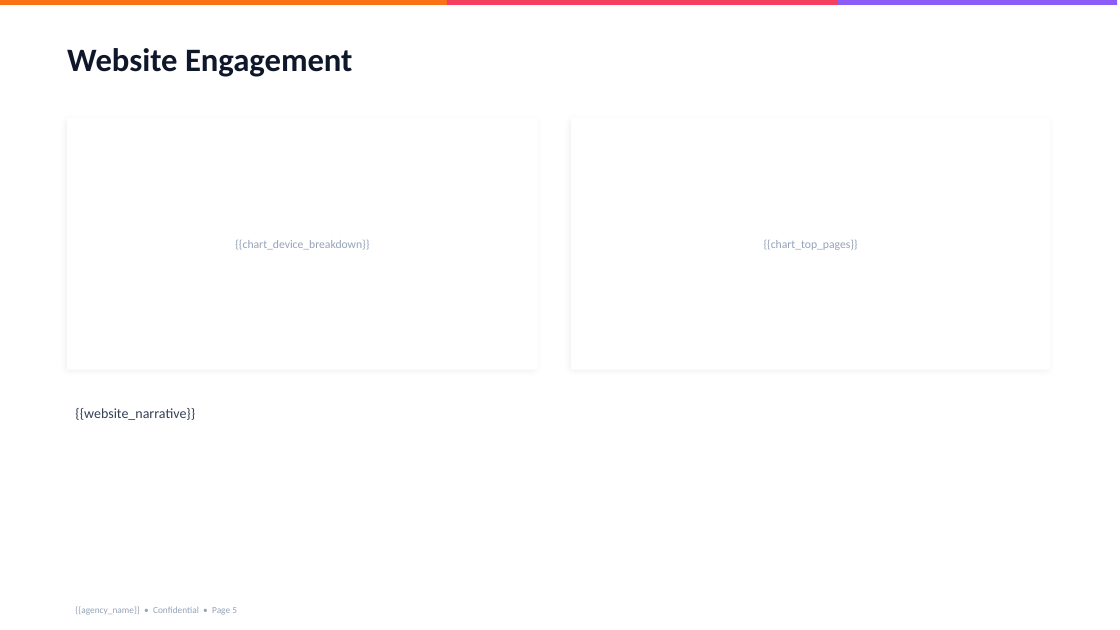
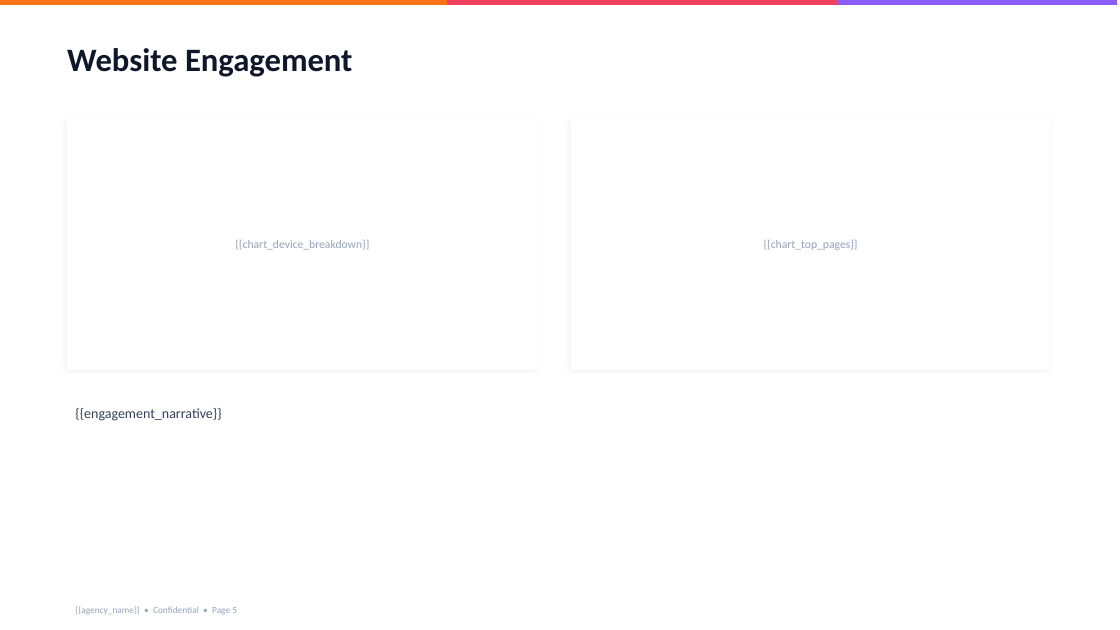
Before and after one commit to sapienbotics/goreportpilot, a slide deck: slide 5 of backend/templates/pptx/gradient_modern.pptx. Drawn at 1120x630 pixels with LibreOffice and Linux fonts; fonts in the diff are those of the drawing. Boxes give left, top, right and bottom in pixels: in the first picture for what was removed or moved away, otherwise in the second. Text is boxed around its words. In the diff, an @@ line names an element or a change of style, - is before the commit and + after.

```diff
--- a/backend/templates/pptx/gradient_modern.pptx
+++ b/backend/templates/pptx/gradient_modern.pptx
@@ text at (75, 408, 221, 421): text changed @@
-{{website_narrative}}
+{{engagement_narrative}}
```
Also in this commit, not shown: 1 other slide changed, 14 other files.
